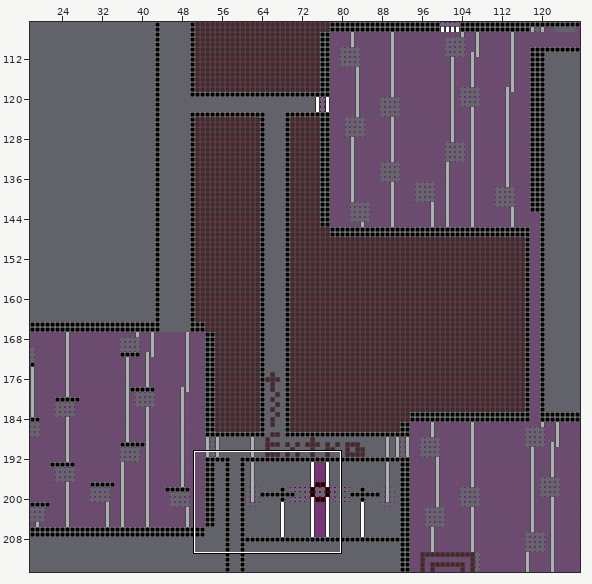
One commit to this Tiled map: core/assets/level1.tmx. Above, an overview of the earlier version with the close-up marked.
Close-up. As it was:
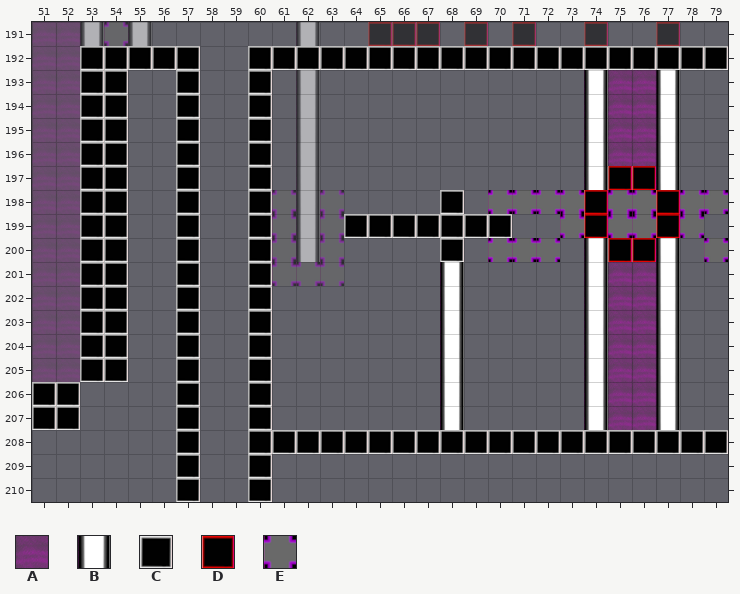
Cells are 32x32 px. Shown: x 51..79, y 191..210. The commit also changed other parts of the map, which this record leaves out.
Key: from "cubes": A 0, B 1, C 2, D 3, E 5.
_ is an empty cell.
Layers that did not change in this view are not listed.
Layer "object" before, first column x 51:
191 _____________________________
192 __CCCCC__CCCCCCCCCCCCCCCCCCCC
193 __CC__C__C_____________BAAB__
194 __CC__C__C_____________BAAB__
195 __CC__C__C_____________BAAB__
196 __CC__C__C_____________BAAB__
197 __CC__C__C_____________BDDB__
198 __CC__C__C_______C_EEEEDEEDEE
199 __CC__C__C___CCCCCCC__EDEEDE_
200 __CC__C__C_______C_EEE_BDDB_E
201 __CC__C__C_______B_____BAAB__
202 __CC__C__C_______B_____BAAB__
203 __CC__C__C_______B_____BAAB__
204 __CC__C__C_______B_____BAAB__
205 __CC__C__C_______B_____BAAB__
206 CC____C__C_______B_____BAAB__
207 CC____C__C_______B_____BAAB__
208 ______C__CCCCCCCCCCCCCCCCCCCC
209 ______C__C___________________
210 ______C__C___________________
The result:
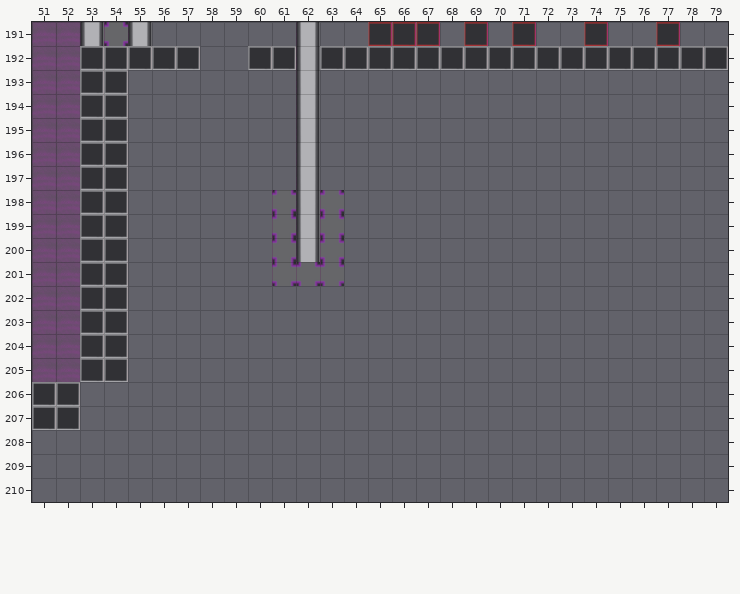
Changes in this commit:
Layer "object" (now hidden):
y 192: x 53..57 CCCCC -> _____; x 60..79 CCCCCCCCCCCCCCCCCCCC -> ____________________
y 193..196: x 53..54 CC -> __; x 57 C -> _; x 60 C -> _; x 74..77 BAAB -> ____
y 197: x 53..54 CC -> __; x 57 C -> _; x 60 C -> _; x 74..77 BDDB -> ____
y 198: x 53..54 CC -> __; x 57 C -> _; x 60 C -> _; x 68 C -> _; x 70..79 EEEEDEEDEE -> __________
y 199: x 53..54 CC -> __; x 57 C -> _; x 60 C -> _; x 64..70 CCCCCCC -> _______; x 73..78 EDEEDE -> ______
y 200: x 53..54 CC -> __; x 57 C -> _; x 60 C -> _; x 68 C -> _; x 70..72 EEE -> ___; x 74..77 BDDB -> ____; x 79 E -> _
y 201..205: x 53..54 CC -> __; x 57 C -> _; x 60 C -> _; x 68 B -> _; x 74..77 BAAB -> ____
y 206..207: x 51..52 CC -> __; x 57 C -> _; x 60 C -> _; x 68 B -> _; x 74..77 BAAB -> ____
y 208: x 57 C -> _; x 60..79 CCCCCCCCCCCCCCCCCCCC -> ____________________
y 209..210: x 57 C -> _; x 60 C -> _
Where, in picture pixels (left, top, right, bottom), the same in both close-ups:
removed: (32, 46, 200, 502)
removed: (248, 46, 728, 502)
